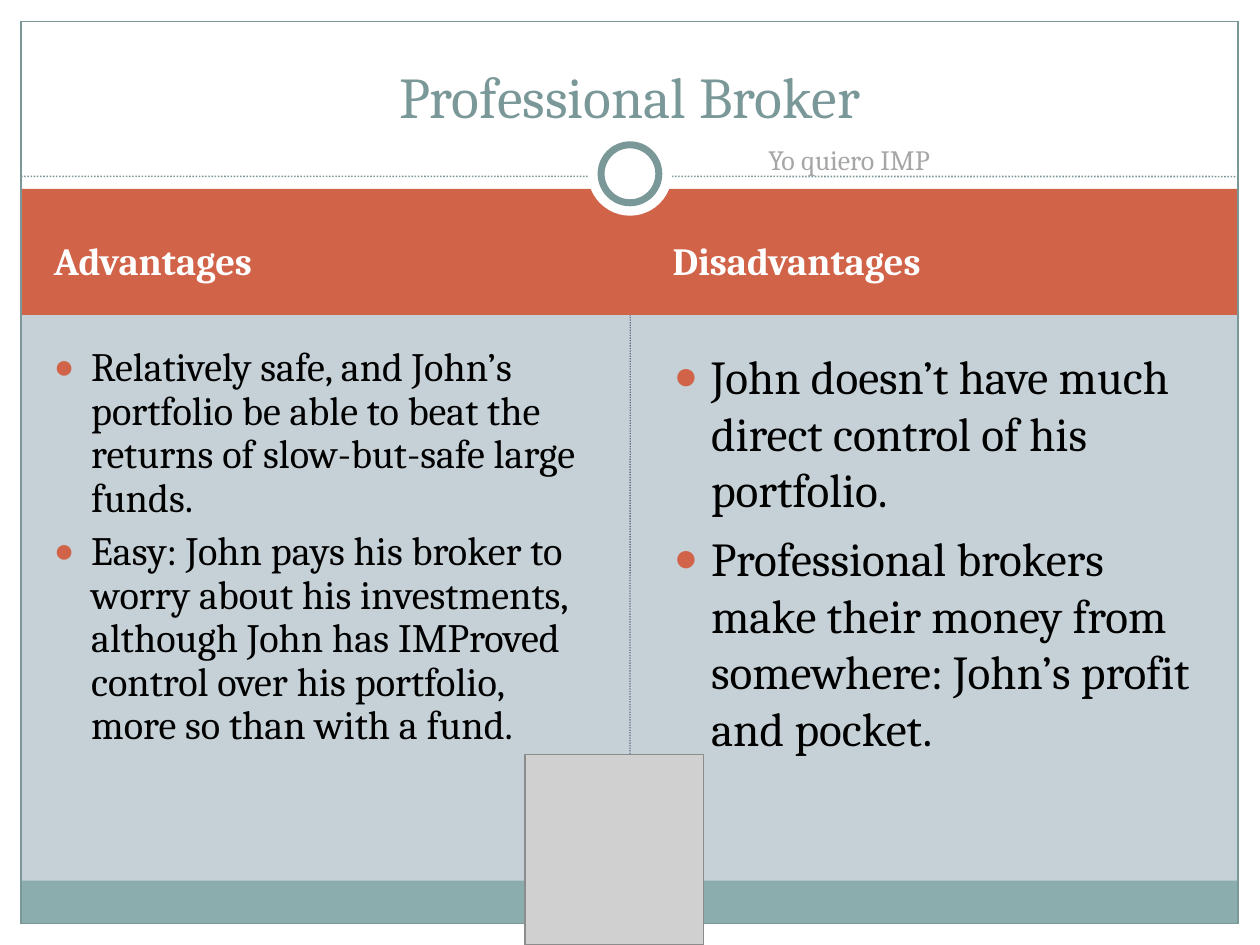
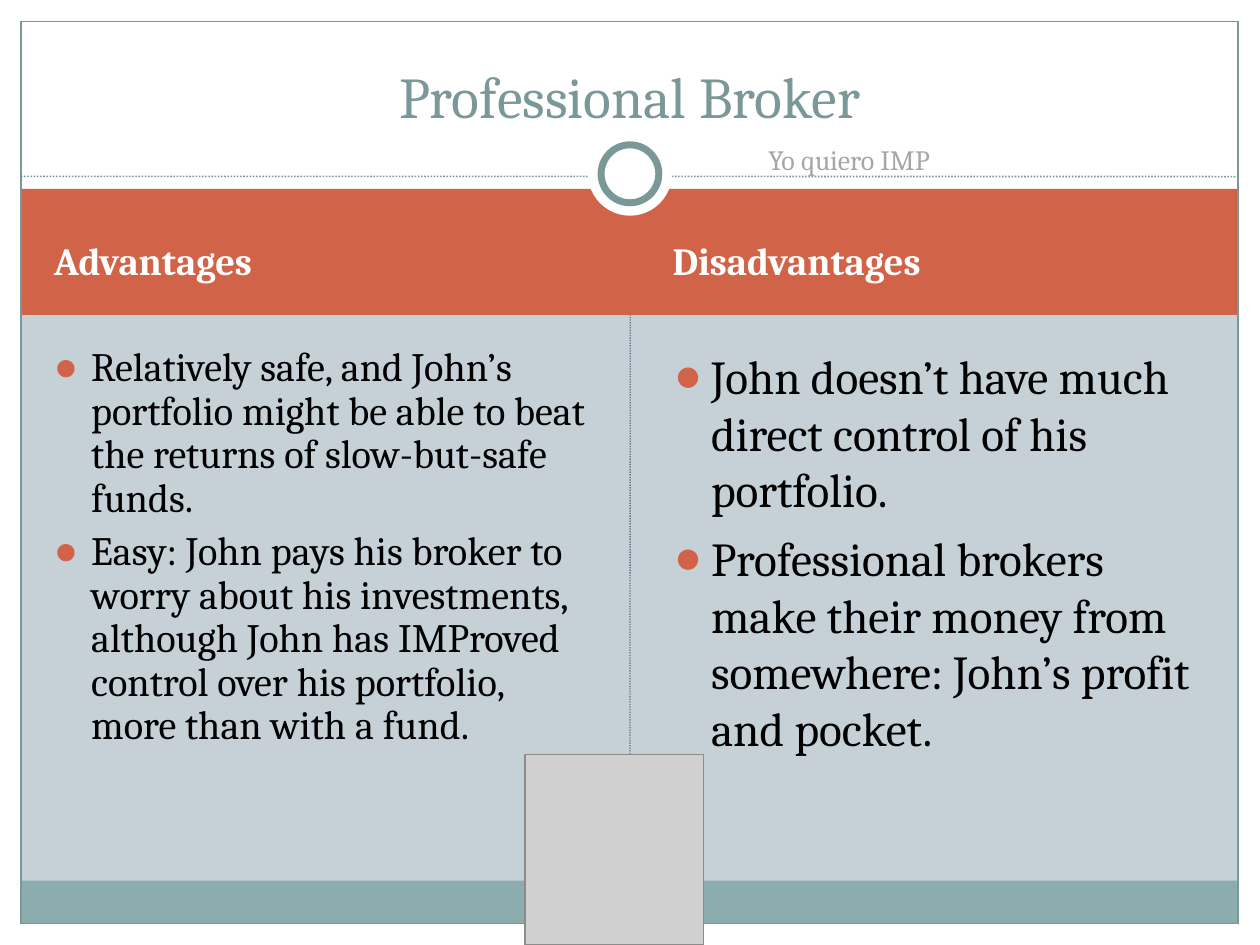
Before and after one commit to ChrisBye/rpi-imp, a slide deck: slide 4 of final presentation/sdd_final_presentation.ppt. Drawn at 1260x945 pixels with LibreOffice and Linux fonts; fonts in the diff are those of the drawing; grey boxes stand for pictures. Boxes give left, top, right and bottom in pixels: in the first picture for what was removed or moved away, otherwise in the second. Text is boxed around its words. In the diff, an @@ line names an element or a change of style, - is before the commit and + after.

```diff
--- a/final presentation/sdd_final_presentation.ppt
+++ b/final presentation/sdd_final_presentation.ppt
@@ text at (91,352,585,740): text changed @@
-● Relatively safe, and John’s portfolio be able to beat the returns of slow-but-safe large funds.
-● Easy: John pays his broker to worry about his investments, although John has IMProved control over his portfolio, more so than with a fund.
+● Relatively safe, and John’s portfolio might be able to beat the returns of slow-but-safe funds.
+● Easy: John pays his broker to worry about his investments, although John has IMProved control over his portfolio, more than with a fund.
```
Also in this commit, not shown: 2 other slides changed, 1 other file.
